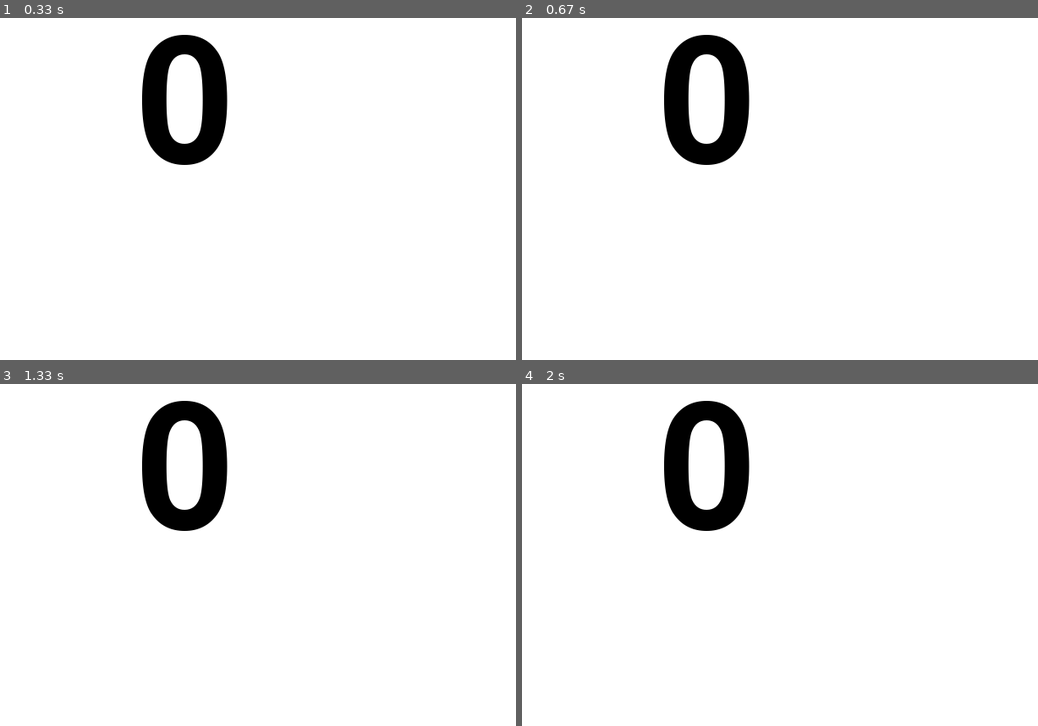
Above: before the commit, frames 1-4 (two rows, left to right).
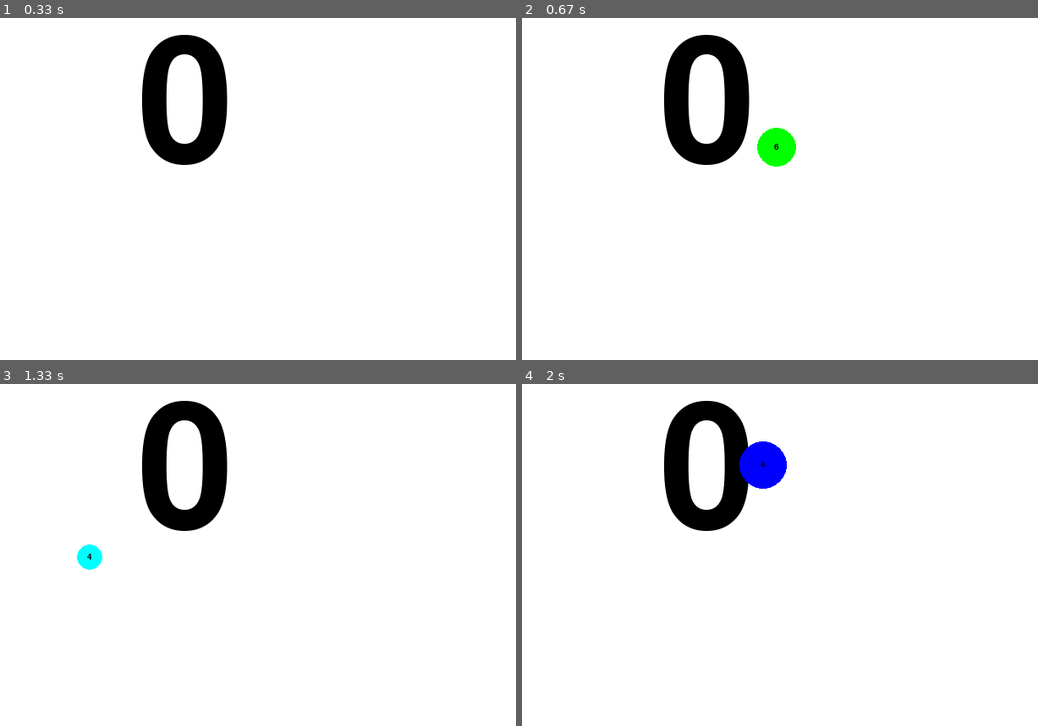
Above: after the commit, the same moments.

Repository: olucassantos/AprendaPyGame
Game: pygame game, started from pinga.py
Two runs of this game, one before a commit and one after it. Both use one fixed random seed, a clock stepped at 60 frames per second and the inputs below.
Inputs:
- Up to frame 1 (0.33 s): no input
- Up to frame 2 (0.67 s): tap Space at 0.33 s
- Up to frame 3 (1.33 s): tap Space at 0.73, 1.03, 1.23 s
- Up to frame 4 (2 s): tap Space at 1.57, 1.87 s

Frame 1 is identical in both runs. In frame 2, 0.7% of the frame differs, in the area x 45-54%, y 32-44%; in frame 3, 0.3%; in frame 4, 1.0%, in the area x 42-52%, y 16-31%.

Commit message:
Atualizar taxa de frames para 60 no arquivo pinga.py

Diff:
--- a/pinga.py
+++ b/pinga.py
@@ -86,9 +86,12 @@
 # Cria uma fonte
 fonte = pygame.font.Font(None, 300)
 fonteBolinha = pygame.font.Font(None, 15)
+fonteGameOver = pygame.font.Font(None, 180)
+
+jogoAcabou = False
 
 # Cria o evento a cada 2 segundos
-pygame.time.set_timer(novaBolaEvent, 5000)
+pygame.time.set_timer(novaBolaEvent, 2000)
 
 # LOOP PRINCIPAL
 while True:
@@ -109,53 +112,78 @@
                 # Verificar se o click foi dentro de algum circulo
                 # Passa a posição do click para a função verificaCliqueBolinha
                 verificaCliqueBolinhas(evento.pos, listaBolas)
+
+        if evento.type == pygame.KEYDOWN:
+            if evento.key == pygame.K_SPACE:
+                jogoAcabou = False
+                listaBolas = []
+                listaBolas.append(novaBola())
+
     #########################################
 
     # Pinta a tela
     tela.fill(cor_tela)
 
-    # Desenha a pontuação na tela
-    texto = fonte.render(f"{pontuacao}", True, (0, 0, 0)) # Cria o texto
-    texto_rect = texto.get_rect(center=(400, 300)) # Cria um retangulo para o texto
-    tela.blit(texto, texto_rect) # Desenha o texto na tela
+    # Verifica se o jogo acabou
+    if len(listaBolas) >= 6: # Se tiver 6 bolas na tela
+        jogoAcabou = True
+        # Desenha a mensagem de game over
+        texto = fonteGameOver.render("Você Perdeu", True, (255, 0, 0))
+        texto_rect = texto.get_rect(center=(400, 200))
+        tela.blit(texto, texto_rect)
 
-    # Processa a lista de bolas, desenhando e movendo
-    for bola in listaBolas:
-        # Desenhar a bola na tela
-        circulo = pygame.draw.circle(
-            tela,
-            bola["cor"],
-            bola["posicao"],
-            bola["tamanho"]
-        )
+        texto = fonte.render(f"{pontuacao}", True, (0, 0, 0)) # Cria o texto
+        texto_rect = texto.get_rect(center=(400, 450)) # Cria um retangulo para o texto
+        tela.blit(texto, texto_rect) # Desenha o texto na tela
 
-        textoBolinha = fonteBolinha.render(f"{bola['vidas']}", True, (0, 0, 0))
-        textoBolinhaRect = textoBolinha.get_rect(center=bola["posicao"])
-        tela.blit(textoBolinha, textoBolinhaRect)
+        texto = fonteBolinha.render("Aperte espaço para recomeçar...", True, (0, 0, 0))
+        texto_rect = texto.get_rect(center=(400, 550))
+        tela.blit(texto, texto_rect)
 
-        # Movimenta a bola com a velocidade e direção
-        bola["posicao"][0] += bola["velocidade"] * bola["direcao"].x
-        bola["posicao"][1] += bola["velocidade"] * bola["direcao"].y
+    if not jogoAcabou:
 
-        # Verifica se a bola bateu no eixo X
-        if bola["posicao"][0] >= tamanho[0] - bola["tamanho"]:
-            # Reposiciona a bola para não sair da tela
-            bola["posicao"][0] = tamanho[0] - bola["tamanho"]
-            bola["direcao"].x = -1 # Inverte a direção da bola
-        elif bola["posicao"][0] <= bola["tamanho"]:
-            # Reposiciona a bola para não sair da tela
-            bola["posicao"][0] = bola["tamanho"]
-            bola["direcao"].x = 1 # Inverte a direção da bola
+        # Desenha a pontuação na tela
+        texto = fonte.render(f"{pontuacao}", True, (0, 0, 0)) # Cria o texto
+        texto_rect = texto.get_rect(center=(400, 300)) # Cria um retangulo para o texto
+        tela.blit(texto, texto_rect) # Desenha o texto na tela
 
-        # Verifica se a bola bateu no eixo Y
-        if bola["posicao"][1] >= tamanho[1] - bola["tamanho"]:
-            # Reposiciona a bola para não sair da tela
-            bola["posicao"][1] = tamanho[1] - bola["tamanho"]
-            bola["direcao"].y = -1 # Inverte a direção da bola
-        elif bola["posicao"][1] <= bola["tamanho"]:
-            # Reposiciona a bola para não sair da tela
-            bola["posicao"][1] = bola["tamanho"]
-            bola["direcao"].y = 1 # Inverte a direção da bola
+        # Processa a lista de bolas, desenhando e movendo
+        for bola in listaBolas:
+            # Desenhar a bola na tela
+            circulo = pygame.draw.circle(
+                tela,
+                bola["cor"],
+                bola["posicao"],
+                bola["tamanho"]
+            )
+
+            textoBolinha = fonteBolinha.render(f"{bola['vidas']}", True, (0, 0, 0))
+            textoBolinhaRect = textoBolinha.get_rect(center=bola["posicao"])
+            tela.blit(textoBolinha, textoBolinhaRect)
+
+            # Movimenta a bola com a velocidade e direção
+            bola["posicao"][0] += bola["velocidade"] * bola["direcao"].x
+            bola["posicao"][1] += bola["velocidade"] * bola["direcao"].y
+
+            # Verifica se a bola bateu no eixo X
+            if bola["posicao"][0] >= tamanho[0] - bola["tamanho"]:
+                # Reposiciona a bola para não sair da tela
+                bola["posicao"][0] = tamanho[0] - bola["tamanho"]
+                bola["direcao"].x = -1 # Inverte a direção da bola
+            elif bola["posicao"][0] <= bola["tamanho"]:
+                # Reposiciona a bola para não sair da tela
+                bola["posicao"][0] = bola["tamanho"]
+                bola["direcao"].x = 1 # Inverte a direção da bola
+
+            # Verifica se a bola bateu no eixo Y
+            if bola["posicao"][1] >= tamanho[1] - bola["tamanho"]:
+                # Reposiciona a bola para não sair da tela
+                bola["posicao"][1] = tamanho[1] - bola["tamanho"]
+                bola["direcao"].y = -1 # Inverte a direção da bola
+            elif bola["posicao"][1] <= bola["tamanho"]:
+                # Reposiciona a bola para não sair da tela
+                bola["posicao"][1] = bola["tamanho"]
+                bola["direcao"].y = 1 # Inverte a direção da bola
 
     #########################################
     # Atualiza a tela para exibir o que foi desenhado
